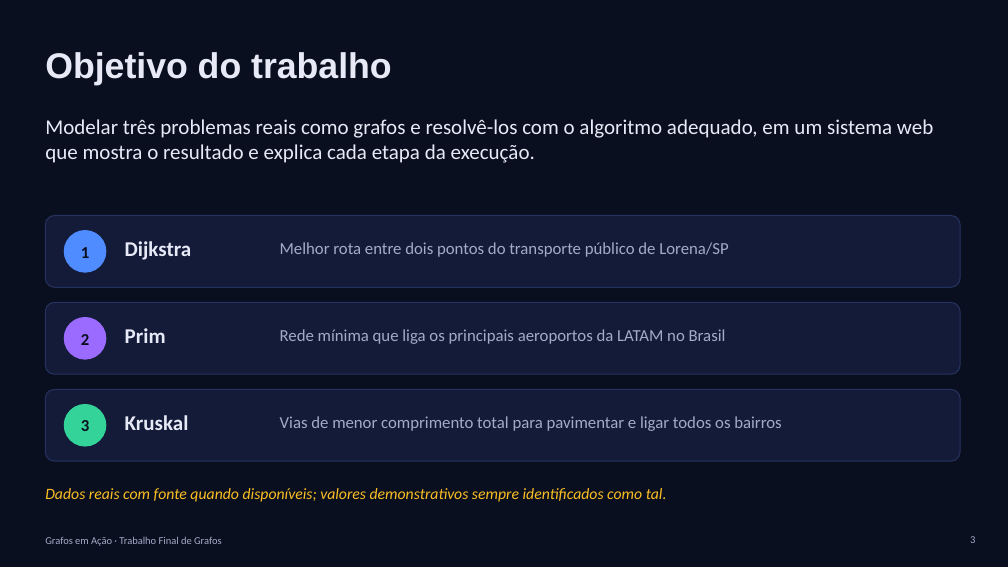
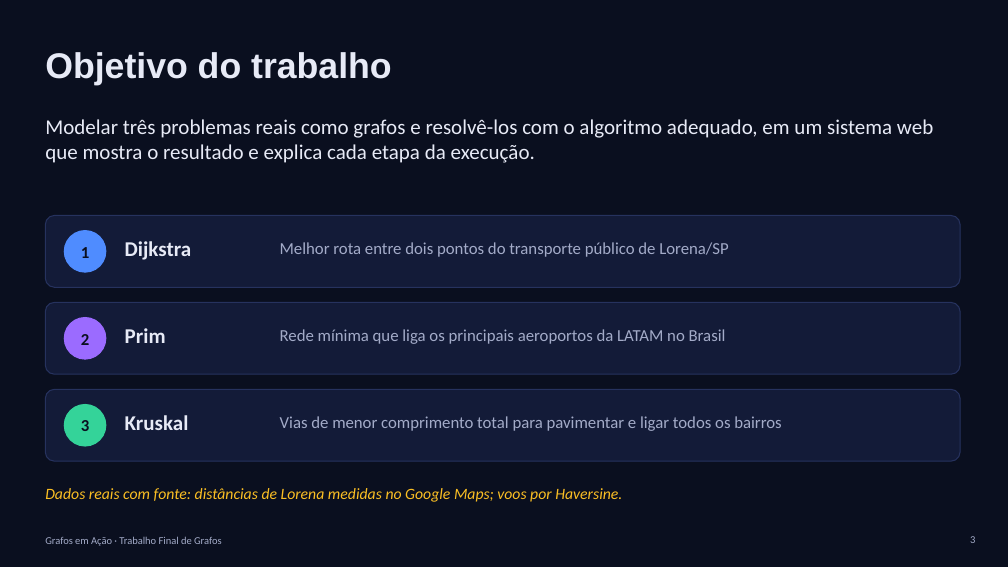
Before and after one commit to Martonidaz/Grafos-em-Acao, a slide deck: slide 3 of docs/Grafos_em_Acao_Apresentacao.pptx. Drawn at 1008x567 pixels with LibreOffice and Linux fonts; fonts in the diff are those of the drawing. Boxes give left, top, right and bottom in pixels: in the first picture for what was removed or moved away, otherwise in the second. Text is boxed around its words. In the diff, an @@ line names an element or a change of style, - is before the commit and + after.

Commit message:
Atualiza a apresentação com os dados reais
Slides 3, 5, 7, 12, 13 e 15: critério do peso (rota de carro no Google
Maps), avisos sem "demonstrativo", novos resultados (Dijkstra 17,88 km
Cabelinha -> Vila Passos -> Centro -> Shopping -> Aldo Nassif; Kruskal
28.022 m, economia de 37.696 m / 57%), 43 testes com pytest e a
referência da Buser trocada pelo Google Maps.

Capturas novas (com o player dentro do cartão do grafo) nos slides 5, 7,
8 e 9, encaixadas sem distorcer; docs/capturas atualizado para o README.

```diff
--- a/docs/Grafos_em_Acao_Apresentacao.pptx
+++ b/docs/Grafos_em_Acao_Apresentacao.pptx
@@ text at (x1=45, y1=488, x2=622, y2=502): text changed @@
-Dados reais com fonte quando disponíveis; valores demonstrativos sempre identificados como tal.
+Dados reais com fonte: distâncias de Lorena medidas no Google Maps; voos por Haversine.
```
Also in this commit, not shown: 7 other slides changed, 2 other files.
